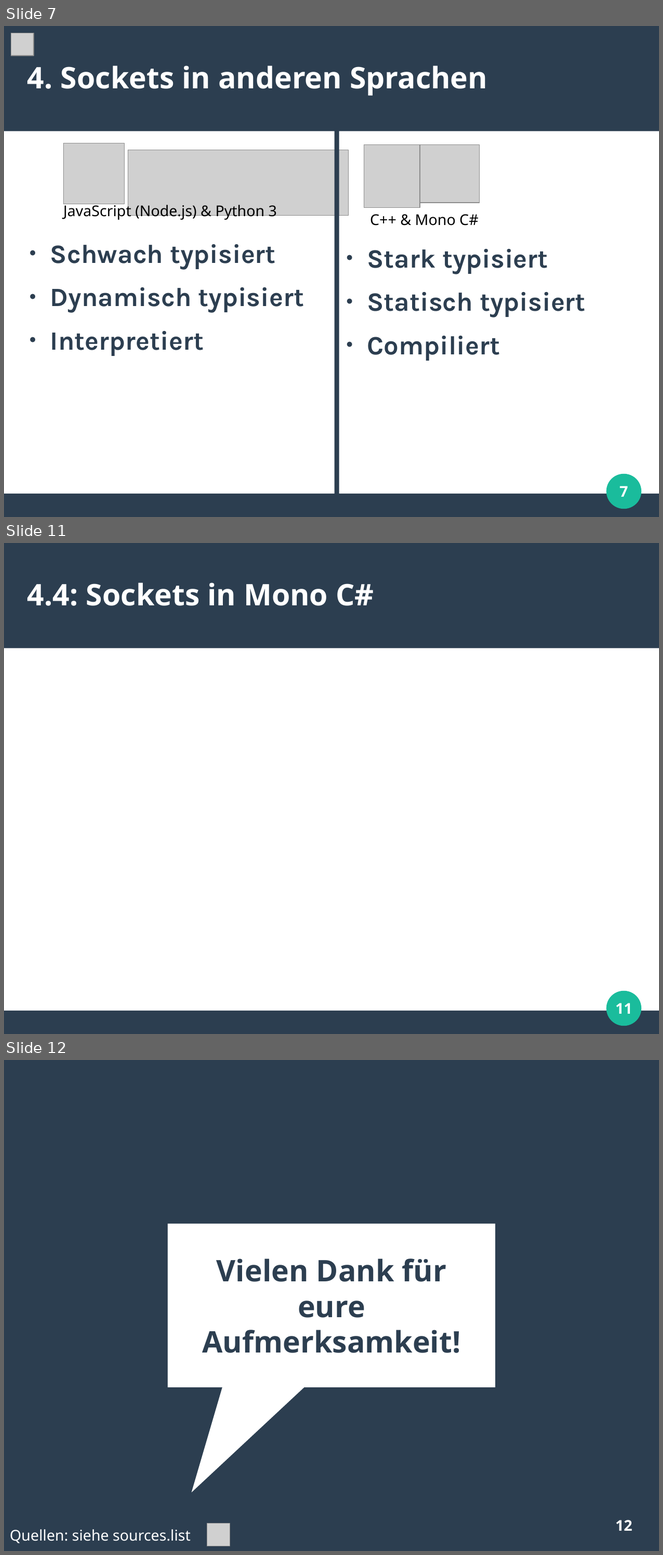
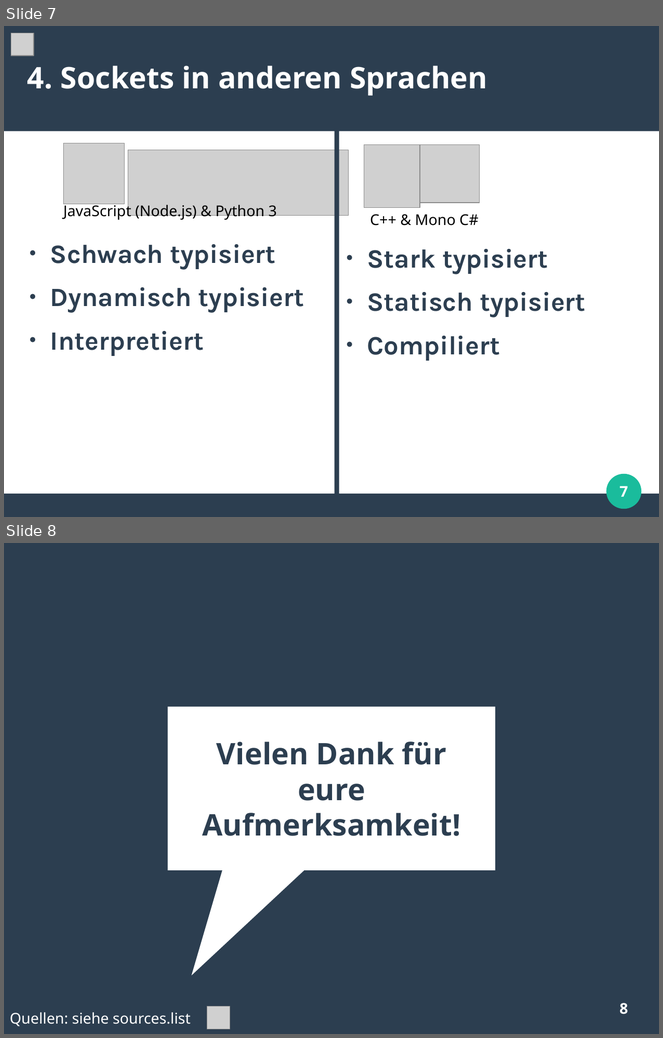
Before and after one commit to akb1154/REF-WSEM-CG-FN, a slide deck: presentation/presentation.odp. Shown one above the other, each under a label of ours: slides 7, 11 and 12 before the commit, slides 7 and 8 after it; the slides between them are not shown. The pictures are 663x1555 and 663x1038 pixels, drawn with LibreOffice and Linux fonts; fonts in the diff are those of the drawing; grey boxes stand for pictures. Boxes give left, top, right and bottom in pixels: in the first picture for what was removed or moved away, otherwise in the second. Text is boxed around its words. In the diff, an @@ line names an element or a change of style, - is before the commit and + after.

```diff
--- a/presentation/presentation.odp
+++ b/presentation/presentation.odp
@@ slide 11 removed at (4, 543, 659, 1034), background #FFFFFF; not listed: 3 template elements that a slide beside it also shows @@
@@ title removed at (27, 583, 374, 606) @@
-4.4: Sockets in Mono C#
@@ page number removed at (616, 1003, 633, 1014) @@
-11
@@ what was slide 12 is now slide 8 @@
@@ page number at (620, 1003, 628, 1015): text changed @@
-12
+8
```
Also in this commit, not shown: 1 slide changed, 3 other slides removed.
